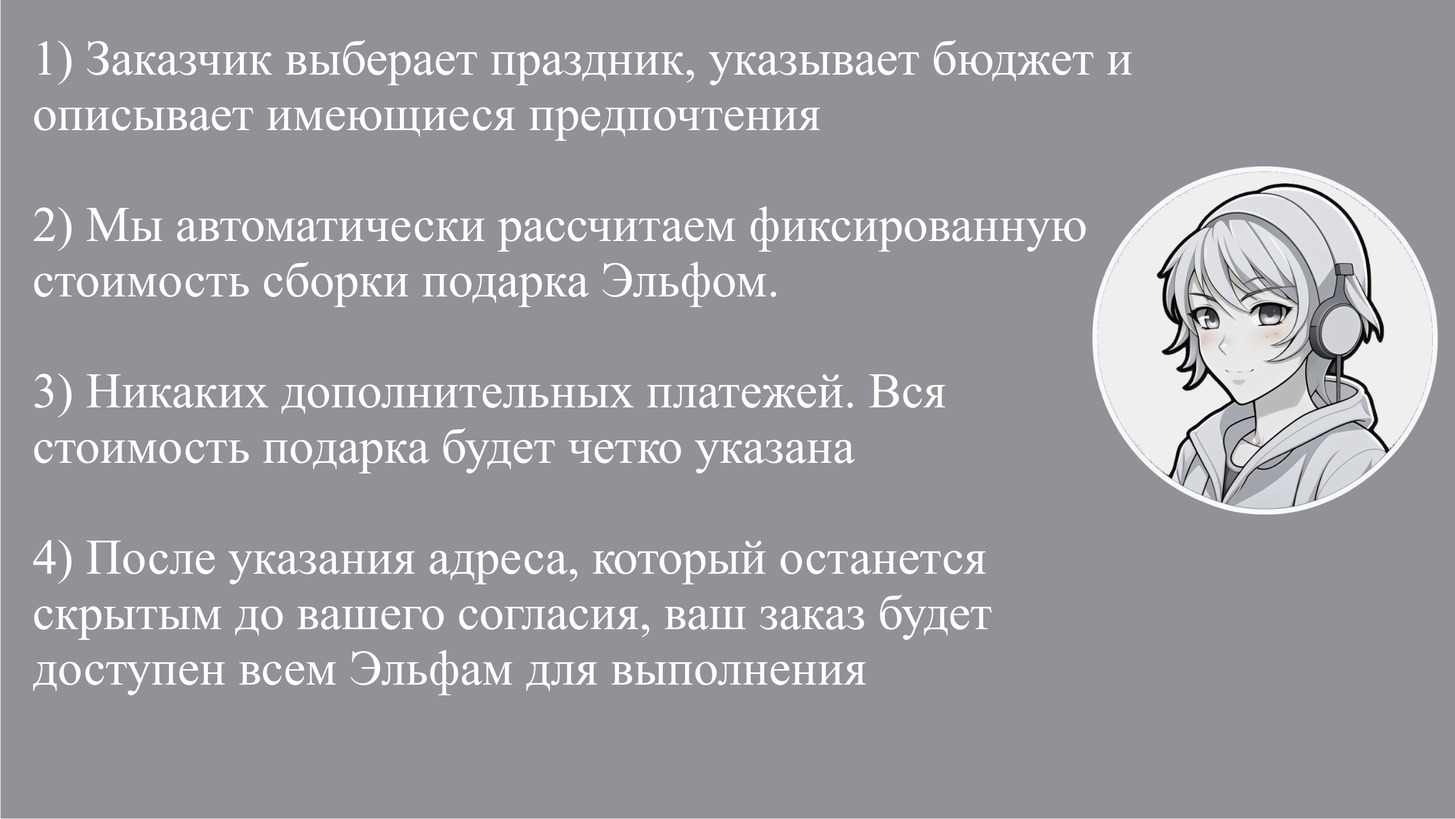
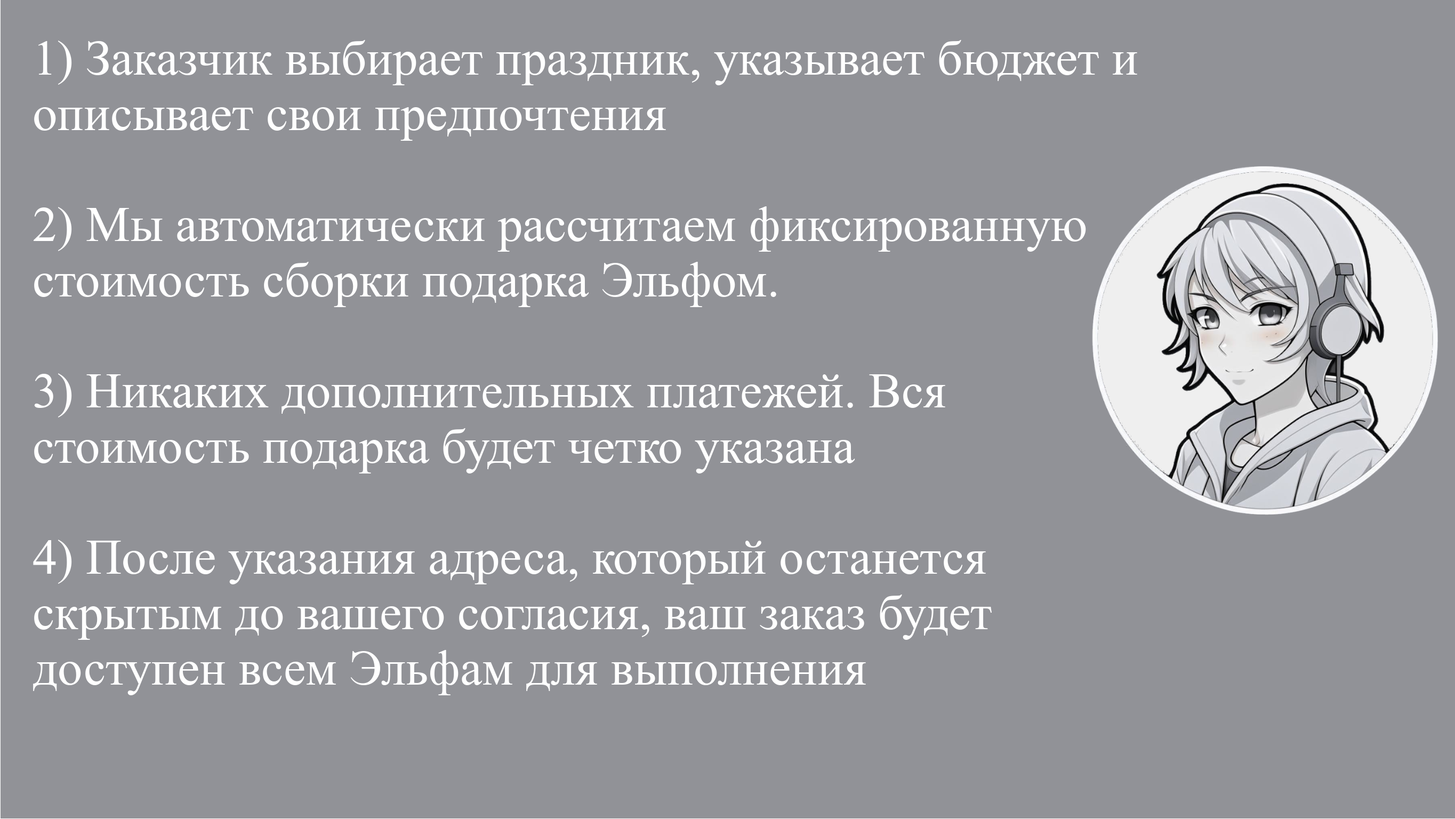
Two versions of the same layered image (1455 × 819). Layer-by-layer changes:
renamed "1) Заказчик выберает праздник,..." to "1) Заказчик выбирает праздник,...", painted on it over [267, 39, 1138, 141]
